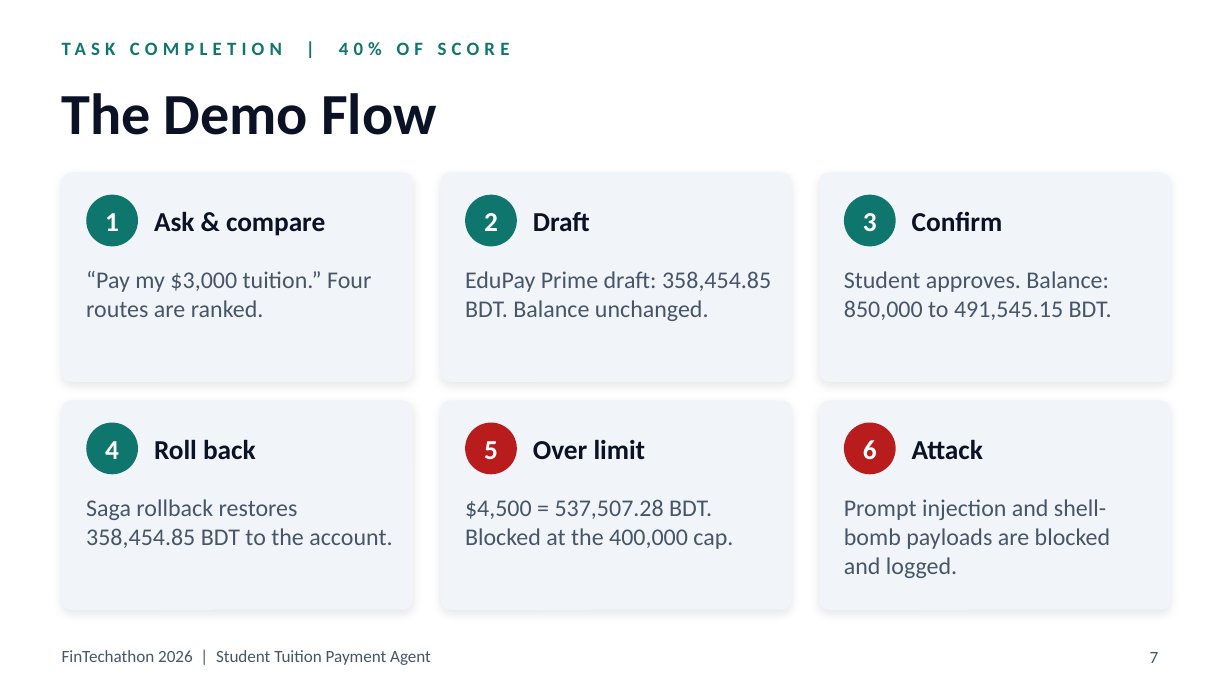
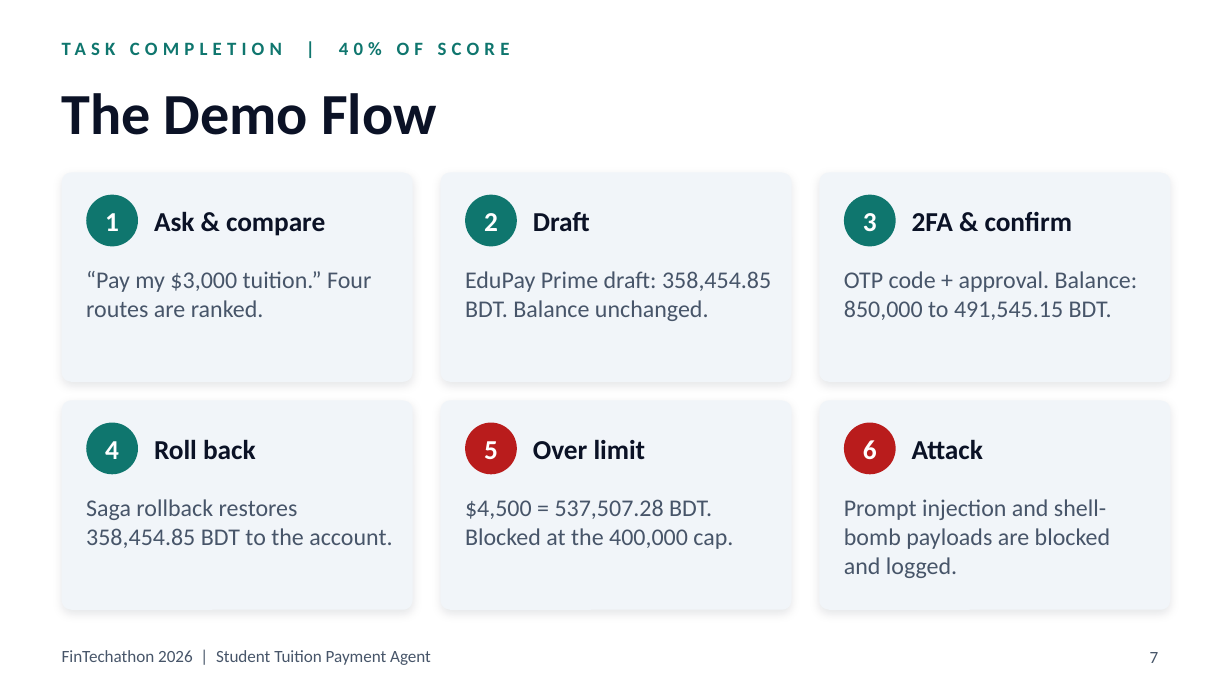
Before and after one commit to MirEashanZaman/student-tuition-payment-agent, a slide deck: slide 7 of docs/FINTECHATHON_2026_PRESENTATION.pptx. Drawn at 1232x693 pixels with LibreOffice and Linux fonts; fonts in the diff are those of the drawing. Boxes give left, top, right and bottom in pixels: in the first picture for what was removed or moved away, otherwise in the second. Text is boxed around its words. In the diff, an @@ line names an element or a change of style, - is before the commit and + after.

```diff
--- a/docs/FINTECHATHON_2026_PRESENTATION.pptx
+++ b/docs/FINTECHATHON_2026_PRESENTATION.pptx
@@ text at bbox=[912, 211, 1073, 231]: text changed @@
-Confirm
+2FA & confirm
@@ text at bbox=[844, 271, 1138, 320]: text changed @@
-Student approves. Balance: 850,000 to 491,545.15 BDT.
+OTP code + approval. Balance: 850,000 to 491,545.15 BDT.
```
Also in this commit, not shown: 4 other slides changed.
